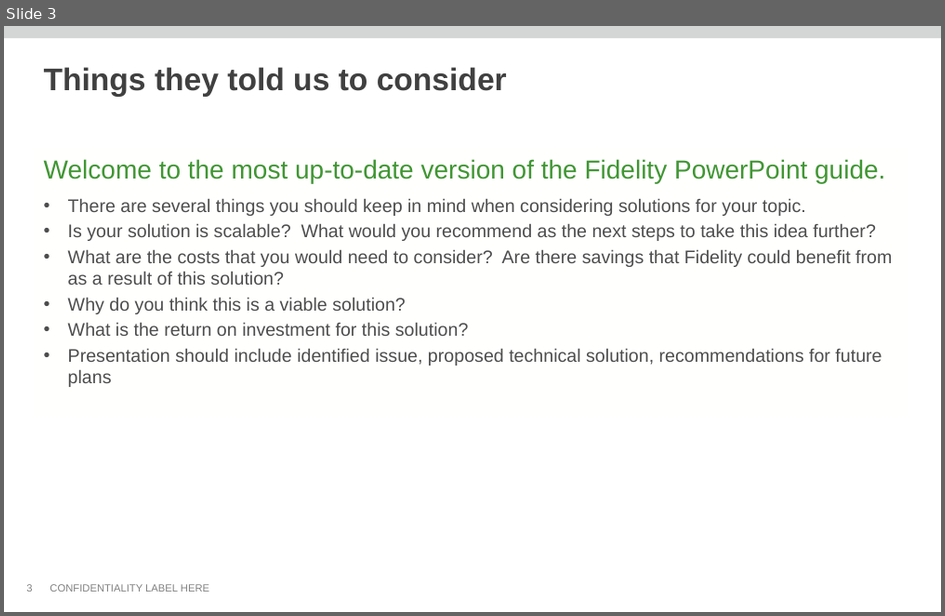
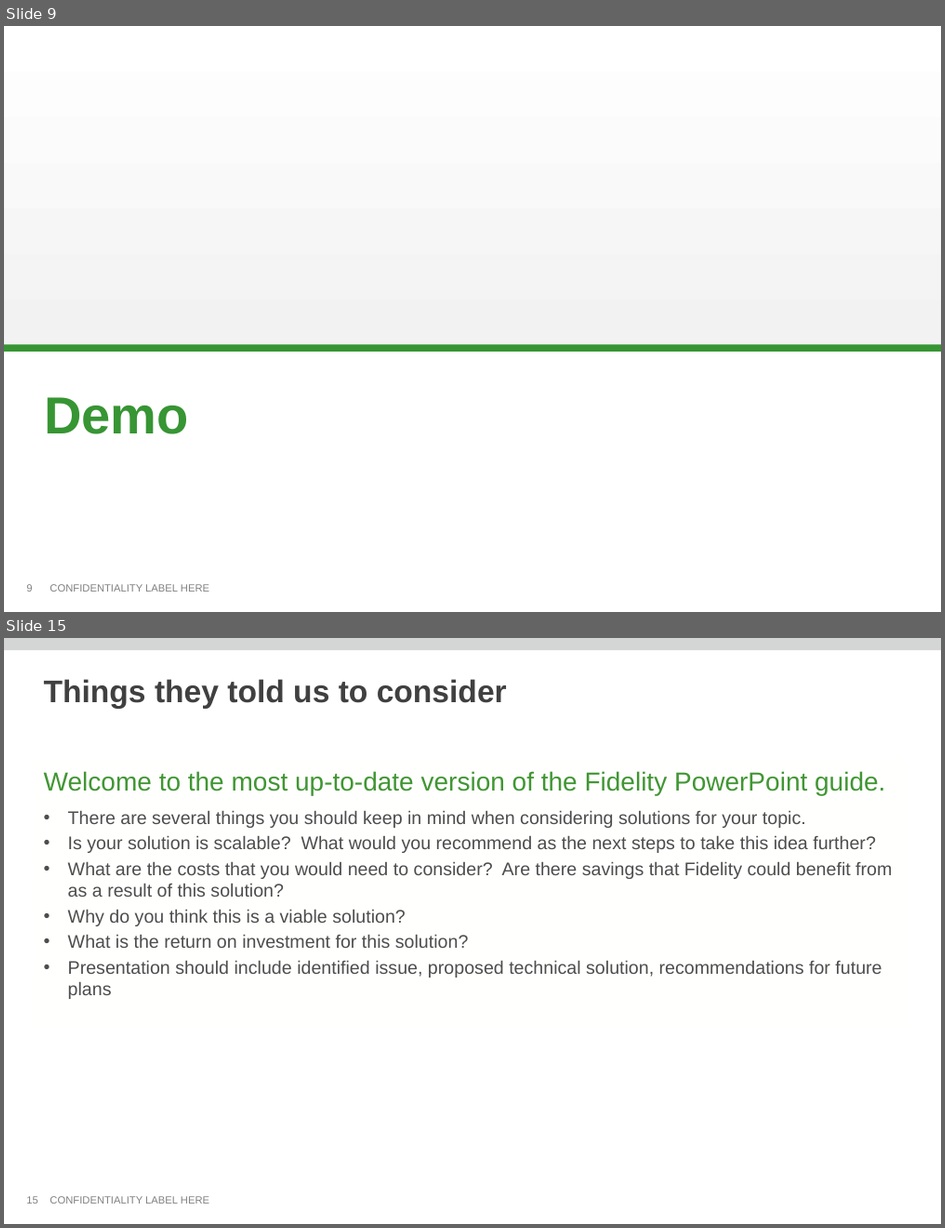
Before and after one commit to thomas-pontikes/greenhouse, a slide deck: CMF.pptx. Shown one above the other, each under a label of ours: slide 3 before the commit, slides 9 and 15 after it; the slides between them are not shown. The pictures are 945x616 and 945x1228 pixels, drawn with LibreOffice and Linux fonts; fonts in the diff are those of the drawing; background and template pictures are left out. Boxes give left, top, right and bottom in pixels: in the first picture for what was removed or moved away, otherwise in the second. Text is boxed around its words. In the diff, an @@ line names an element or a change of style, - is before the commit and + after.

```diff
--- a/CMF.pptx
+++ b/CMF.pptx
@@ slide 9 added at bbox=[4, 26, 941, 612], background #FFFFFF; not listed: 1 template element that a slide beside it also shows @@
@@ rectangle added at bbox=[4, 27, 941, 349], fill gradient #FFFFFF to #F2F2F2 @@
@@ rectangle added at bbox=[4, 345, 941, 389], fill #FFFFFF @@
@@ rectangle added at bbox=[4, 345, 941, 352], fill #379533 @@
@@ title added at bbox=[44, 397, 188, 434], 40 pt, text #379533, bold @@
+Demo
@@ page number added at bbox=[26, 584, 32, 591], 8 pt, text #808080 @@
+9
@@ what was slide 3 is now slide 15 @@
@@ page number at bbox=[26, 1196, 37, 1203]: text changed @@
-3
+15
```
Also in this commit, not shown: 2 slides changed, 12 other slides added, 8 slides removed.
